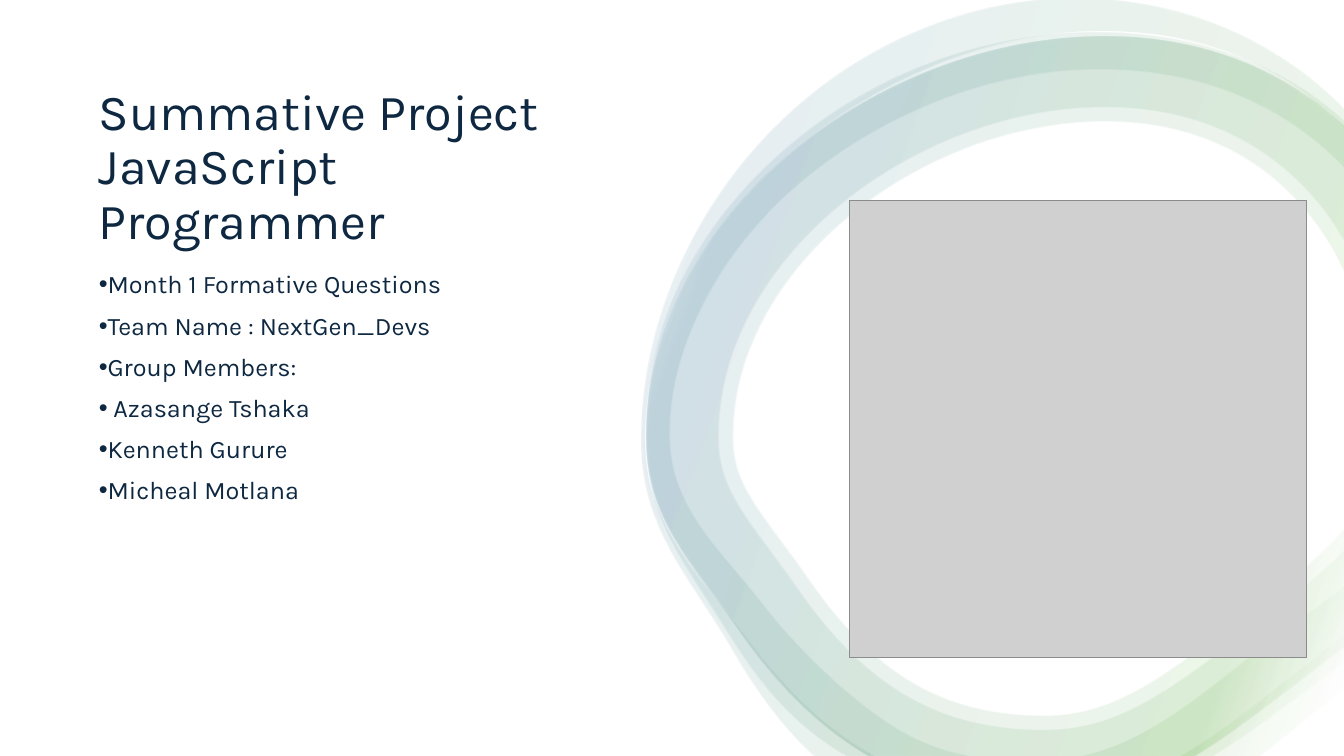
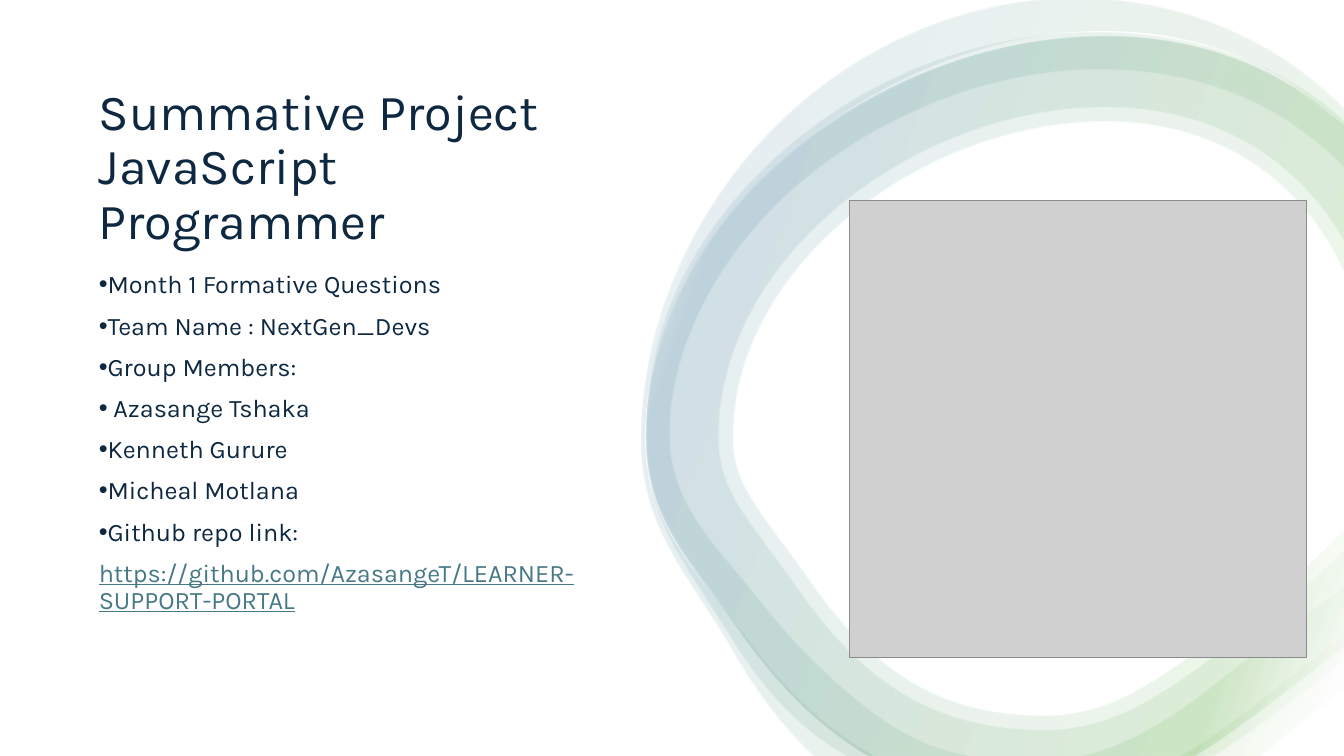
Before and after one commit to AzasangeT/LEARNER-SUPPORT-PORTAL, a slide deck: slide 1 of docs/Group7_Formative_Answers.pptx. Drawn at 1344x756 pixels with LibreOffice and Linux fonts; fonts in the diff are those of the drawing; grey boxes stand for pictures. Boxes give left, top, right and bottom in pixels: in the first picture for what was removed or moved away, otherwise in the second. Text is boxed around its words. In the diff, an @@ line names an element or a change of style, - is before the commit and + after.

```diff
--- a/docs/Group7_Formative_Answers.pptx
+++ b/docs/Group7_Formative_Answers.pptx
@@ subtitle at bbox=[99, 523, 574, 612]: paragraphs added @@
+• Github repo link:
+https://github.com/AzasangeT/LEARNER-SUPPORT-PORTAL
```
Also in this commit, not shown: 18 other files.
